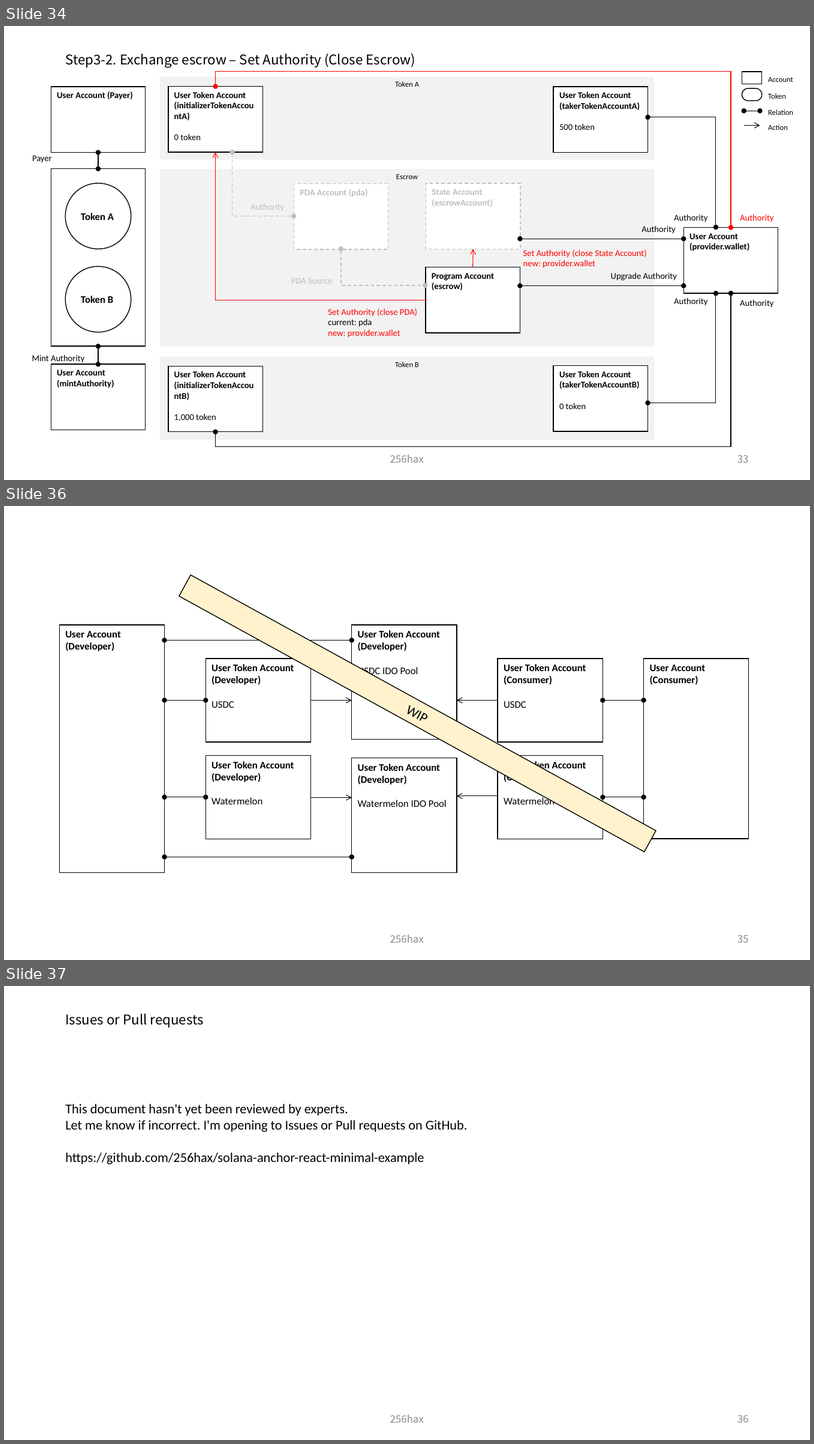
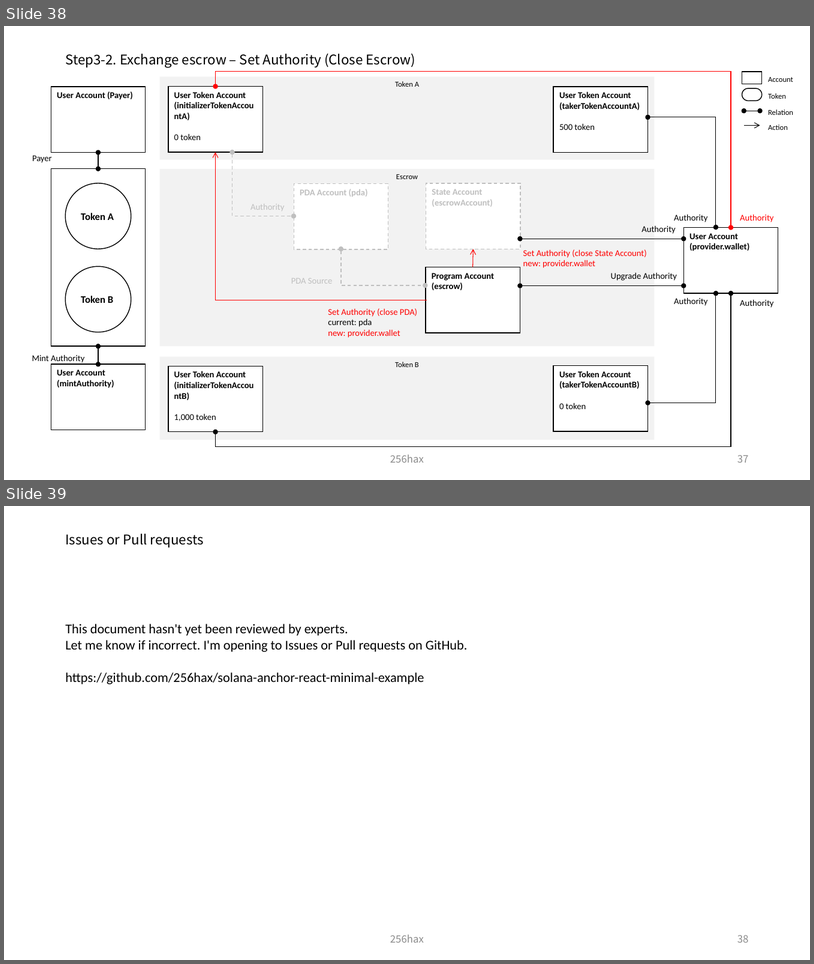
Before and after one commit to SmartGru25/Solana-React-Minimal, a slide deck: docs/Solana_Blockchain_Outline_Figure.pptx. Shown one above the other, each under a label of ours: slides 34, 36 and 37 before the commit, slides 38 and 39 after it; the slides between them are not shown. The pictures are 814x1444 and 814x964 pixels, drawn with LibreOffice and Linux fonts; fonts in the diff are those of the drawing. Boxes give left, top, right and bottom in pixels: in the first picture for what was removed or moved away, otherwise in the second. Text is boxed around its words. In the diff, an @@ line names an element or a change of style, - is before the commit and + after.

```diff
--- a/docs/Solana_Blockchain_Outline_Figure.pptx
+++ b/docs/Solana_Blockchain_Outline_Figure.pptx
@@ slide 36 removed at [4,506,810,960], background #FFFFFF @@
@@ rectangle removed at [179,575,656,852] @@
-WIP
@@ rectangle removed at [60,625,165,872] @@
-User Account (Developer)
@@ rectangle removed at [352,625,457,739] @@
-User Token Account (Developer)
-USDC IDO Pool
@@ double arrow removed from (164, 640) to (352, 640) @@
@@ rectangle removed at [206,658,311,742] @@
-User Token Account (Developer)
-USDC
@@ rectangle removed at [498,658,603,742] @@
-User Token Account (Consumer)
-USDC
@@ rectangle removed at [644,658,749,839] @@
-User Account (Consumer)
@@ double arrow removed from (164, 700) to (206, 700) @@
@@ arrow removed from (311, 700) to (352, 700) @@
@@ arrow removed from (498, 700) to (457, 700) @@
@@ double arrow removed from (603, 700) to (644, 700) @@
@@ rectangle removed at [206,755,311,839] @@
-User Token Account (Developer)
-Watermelon
@@ rectangle removed at [352,757,457,872] @@
-User Token Account (Developer)
-Watermelon IDO Pool
@@ rectangle removed at [498,755,603,839] @@
-User Token Account (Consumer)
-Watermelon
@@ double arrow removed from (164, 797) to (206, 797) @@
@@ arrow removed from (311, 798) to (352, 798) @@
@@ arrow removed from (498, 796) to (457, 796) @@
@@ double arrow removed from (603, 797) to (644, 797) @@
@@ double arrow removed from (164, 857) to (352, 857) @@
@@ text removed at [390,934,424,942] @@
-256hax
@@ page number removed at [738,934,749,942] @@
-35
@@ what was slide 34 is now slide 38 @@
@@ page number at [738,454,749,462]: text changed @@
-33
+37
@@ what was slide 37 is now slide 39 @@
@@ page number at [738,934,749,942]: text changed @@
-36
+38
```
Also in this commit, not shown: 2 slides changed, 4 slides added, 1 other slide removed.
